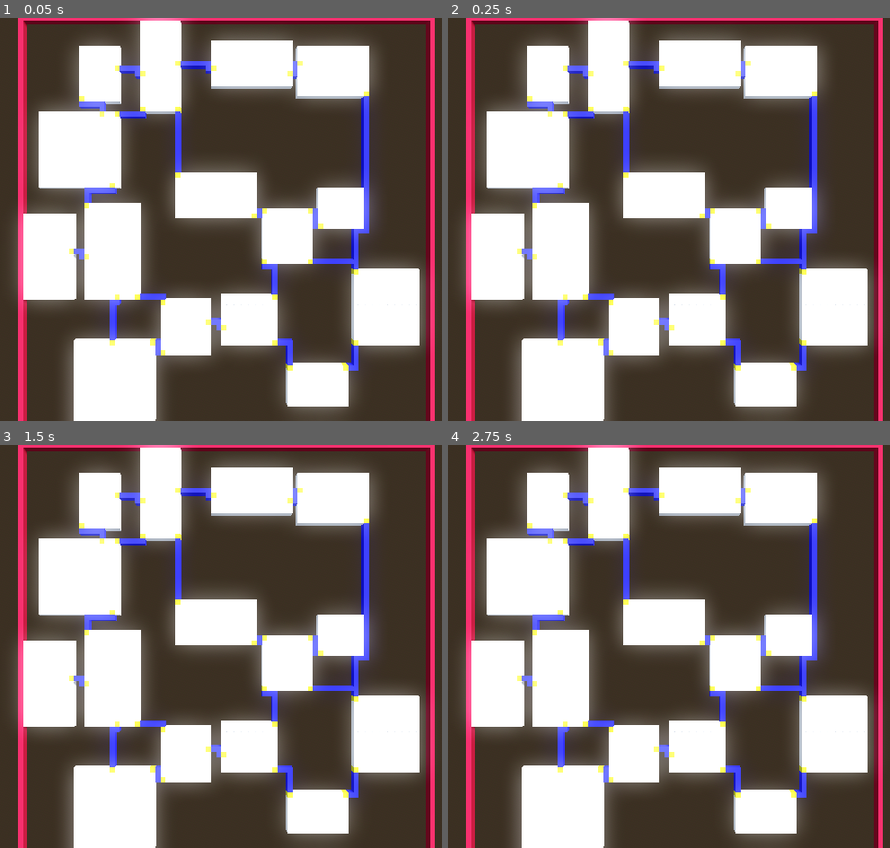
Above: before the commit, frames 1-4 (two rows, left to right).
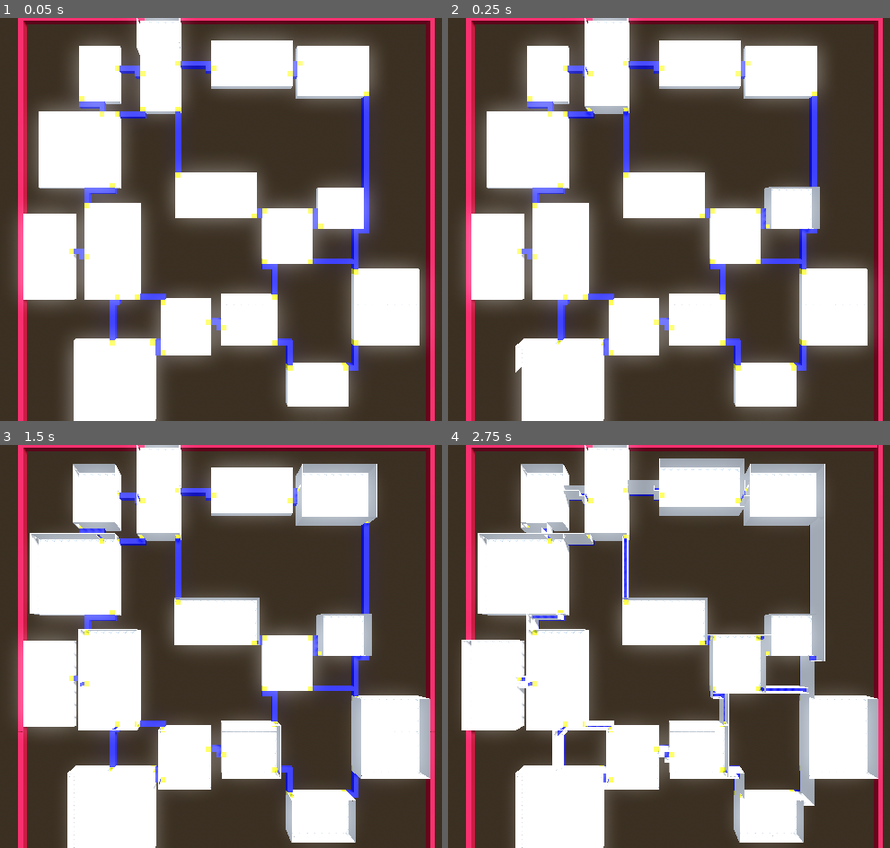
Above: after the commit, the same moments.

Repository: jamesonBradfield/Acerola-Game-Jam-meat-golem-working-title
Game: Godot game, scene res://dungeon generation/Scenes/dun_gen.tscn
Two runs of this game, one before a commit and one after it. Both use one fixed random seed, a clock stepped at 60 frames per second and the inputs below.
Inputs (mouse positions are in pixels of both pictures, inside the frame that each line leads up to):
- Up to frame 1 (0.05 s): no input
- Up to frame 2 (0.25 s): no input
- Up to frame 3 (1.5 s): tap Enter (ui_accept) at 0.5, 0.77 s; move the mouse to (366, 626) at 0.52 s; hold Right (ui_right) 0.53-1.28 s; tap Ctrl (crouch) at 0.6, 1.35 s; move the mouse to (66, 666) at 1.27 s; hold Down (ui_down) from 1.28 s (still down)
- Up to frame 4 (2.75 s): tap Enter (ui_accept) at 1.52 s; move the mouse to (726, 557) at 2.02 s; release Down (ui_down) at 2.03 s; hold Right (ui_right) from 2.03 s (still down); tap Ctrl (crouch) at 2.1 s

The runs differ from the first frame. In frame 1, 0.1% of the frame differs, in the area x 30-41%, y 0-10%; in frame 2, 0.9%; in frame 3, 6.7%; in frame 4, 12%, in the area x 3-98%, y 0-100%.

Commit message:
updating the code so you can look at it later on the go (look into unit testing in godot or neovim)

Diff:
--- a/World.tscn
+++ b/World.tscn
@@ -1,13 +1,48 @@
-[gd_scene load_steps=2 format=3 uid="uid://jx4uiri818c3"]
+[gd_scene load_steps=5 format=3 uid="uid://jx4uiri818c3"]
 
 [ext_resource type="PackedScene" uid="uid://cc1m2a1obsyn4" path="res://addons/fpc/character.tscn" id="1_0xbx7"]
 
+[sub_resource type="ProceduralSkyMaterial" id="ProceduralSkyMaterial_qmlhk"]
+sky_horizon_color = Color(0.64625, 0.65575, 0.67075, 1)
+ground_horizon_color = Color(0.64625, 0.65575, 0.67075, 1)
+
+[sub_resource type="Sky" id="Sky_v8ejf"]
+sky_material = SubResource("ProceduralSkyMaterial_qmlhk")
+
+[sub_resource type="Environment" id="Environment_u8q67"]
+background_mode = 2
+sky = SubResource("Sky_v8ejf")
+tonemap_mode = 2
+glow_enabled = true
+
 [node name="World" type="Node3D"]
+
+[node name="DirectionalLight3D" type="DirectionalLight3D" parent="."]
+transform = Transform3D(-0.866023, -0.433016, 0.250001, 0, 0.499998, 0.866027, -0.500003, 0.749999, -0.43301, 0, 0, 0)
+shadow_enabled = true
+
+[node name="WorldEnvironment" type="WorldEnvironment" parent="."]
+environment = SubResource("Environment_u8q67")
 
 [node name="Character" parent="." instance=ExtResource("1_0xbx7")]
 transform = Transform3D(1, 0, 0, 0, 1, 0, 0, 0, 1, 0, 0.154701, 0)
 
 [node name="CSGBox3D" type="CSGBox3D" parent="."]
-transform = Transform3D(1, 0, 0, 0, 1, 0, 0, 0, 1, -0.599563, -0.5, -0.489769)
+transform = Transform3D(1, 0, 0, 0, 1, 0, 0, 0, 1, -0.599563, -0.5, -12.2552)
 use_collision = true
-size = Vector3(14.7842, 1, 15.1267)
+size = Vector3(14.7842, 1, 38.6576)
+
+[node name="CSGBox3D2" type="CSGBox3D" parent="."]
+transform = Transform3D(1, 0, 0, 0, 1, 0, 0, 0, 1, -0.599563, 2.56378, -31.1418)
+use_collision = true
+size = Vector3(14.7842, 7.12756, 0.88449)
+
+[node name="CSGBox3D3" type="CSGBox3D" parent="."]
+transform = Transform3D(1, 0, 0, 0, 1, 0, 0, 0, 1, 6.49389, 2.56378, -22.1535)
+use_collision = true
+size = Vector3(0.5973, 7.12756, 18.861)
+
+[node name="CSGBox3D4" type="CSGBox3D" parent="."]
+transform = Transform3D(1, 0, 0, 0, 1, 0, 0, 0, 1, -7.65346, 2.56378, -22.1535)
+use_collision = true
+size = Vector3(0.5973, 7.12756, 18.861)
--- a/dungeon generation/DunMesh.gd
+++ b/dungeon generation/DunMesh.gd
@@ -51,10 +51,10 @@
 		remove_child(c)
 		c.queue_free()
 	var t : int = 0
-	var parent : Node3D = parent_base.instantiate()
+	var parent = parent_base.instantiate()
 	add_child(parent)
 	parent.set_owner(owner)
-	var last_dun_cell : Node3D
+	var last_dun_cell
 	var total_distance_from_start : int = 0
 	for cell in grid_map.get_used_cells():
 		var cell_index : int = grid_map.get_cell_item(cell)
@@ -68,40 +68,33 @@
 		&& cell_index >=0:
 			var dun_cell : Node3D = dun_cell_scene.instantiate()
 			dun_cell.position = Vector3(cell) + Vector3(0.5,0,0.5)
-			# HACK: this will cause a tile to be skipped we have to find a way to tell if we are making the first tile.
-			if last_dun_cell == null:
-				last_dun_cell = dun_cell
-				return
-			# add hallways to DunMesh and close function
-			if cell_index == 1:
-				add_child(dun_cell)
-				dun_cell.set_owner(owner)
-				return
-			# print("distance between cells : "+ str(floor(dun_cell.position.distance_to(last_dun_cell.position))))
-			# check if we are making a room_tile right next to the last one
-			if dun_cell.position.distance_to(last_dun_cell.position) == 1:
-				# if we are let's add to the total_distance this row
-				total_distance_from_start += dun_cell.position.distance_to(last_dun_cell.position)
-
-			# let's then check if we are making a bigger "leap"
-			elif dun_cell.position.distance_to(last_dun_cell.position) > 1:
-				# if we are let's print the total distance so we can compare it to our next jump distance
-				print("total distance from start : " + str(total_distance_from_start))
-				# then let's check if we are jumping our total_distance value (floor is for floating point precision errors)
-				if floor(dun_cell.position.distance_to(last_dun_cell.position)) == total_distance_from_start:
-				# finally let's add our cell to our room_parent
+			# print("last_dun_cell : " + str(last_dun_cell.position))
+			if last_dun_cell != null:
+				if cell_index != 1:
+					print("distance between cells : "+ str(floor(dun_cell.position.distance_to(last_dun_cell.position))))
+					if dun_cell.position.distance_to(last_dun_cell.position) == 1:
+						total_distance_from_start += dun_cell.position.distance_to(last_dun_cell.position)
+					if dun_cell.position.distance_to(last_dun_cell.position) > 1:
+						print("total distance from start : " + str(total_distance_from_start))
+						if floor(dun_cell.position.distance_to(last_dun_cell.position)) == total_distance_from_start:
+							parent.add_child(dun_cell)
+							dun_cell.set_owner(owner)
+							total_distance_from_start = 0
+						elif floor(dun_cell.position.distance_to(last_dun_cell.position)) < total_distance_from_start \
+							|| floor(dun_cell.position.distance_to(last_dun_cell.position)) > total_distance_from_start:
+						# print("new room is being made")
+							parent = parent_base.instantiate()
+							add_child(parent)
+							parent.set_owner(owner)
+							total_distance_from_start = 0
+						# print("cell_index : " + str(cell_index))
 					parent.add_child(dun_cell)
 					dun_cell.set_owner(owner)
-					# if we have jumped we should reset the distance for the next row skip.
-					total_distance_from_start = 0
-				elif floor(dun_cell.position.distance_to(last_dun_cell.position)) < total_distance_from_start \
-					|| floor(dun_cell.position.distance_to(last_dun_cell.position)) > total_distance_from_start:
-				# print("new room is being made")
-					parent = parent_base.instantiate()
-					add_child(parent)
-					parent.set_owner(owner)
-					total_distance_from_start = 0
-				# print("cell_index : " + str(cell_index))
+				else:
+					add_child(dun_cell)
+					dun_cell.set_owner(owner)
+
+			last_dun_cell = dun_cell
 			t+=1
 			for i in 4:
 				var cell_n : Vector3i = cell + directions.values()[i]
Not shown, changed: Models/Uzi.blend
Not shown, changed: Models/Uzi.blend1
Not shown, added: Models/ar.blend
Not shown, added: Models/ar.blend1
Not shown, changed: Models/shotgun.blend
Not shown, changed: Models/shotgun.blend1
